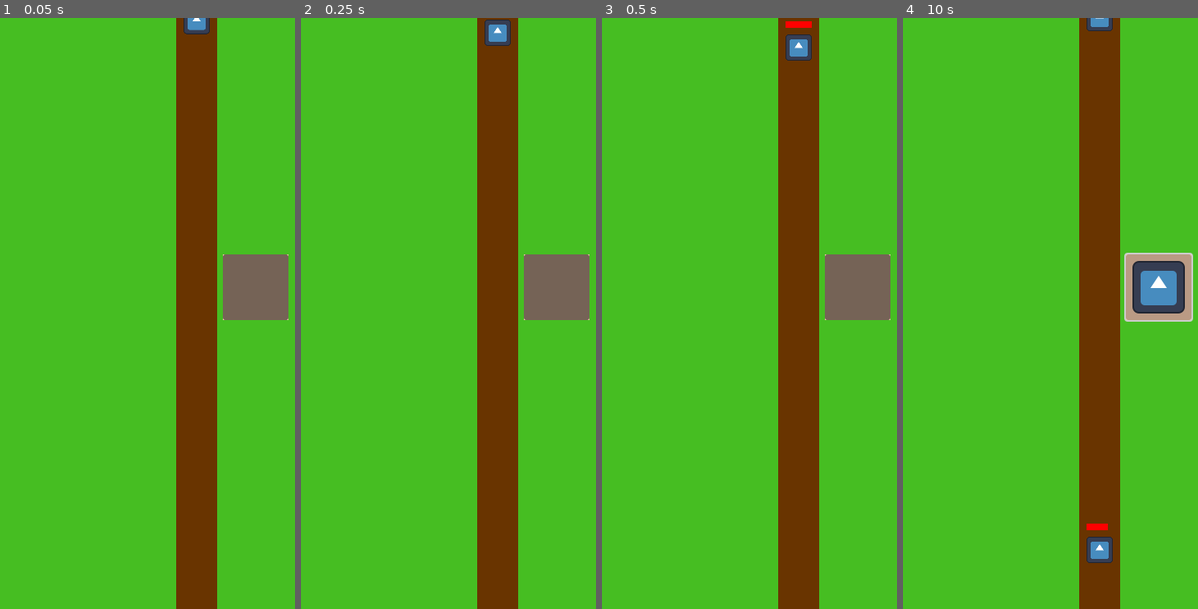
Above: before the commit, frames 1-4 (left to right).
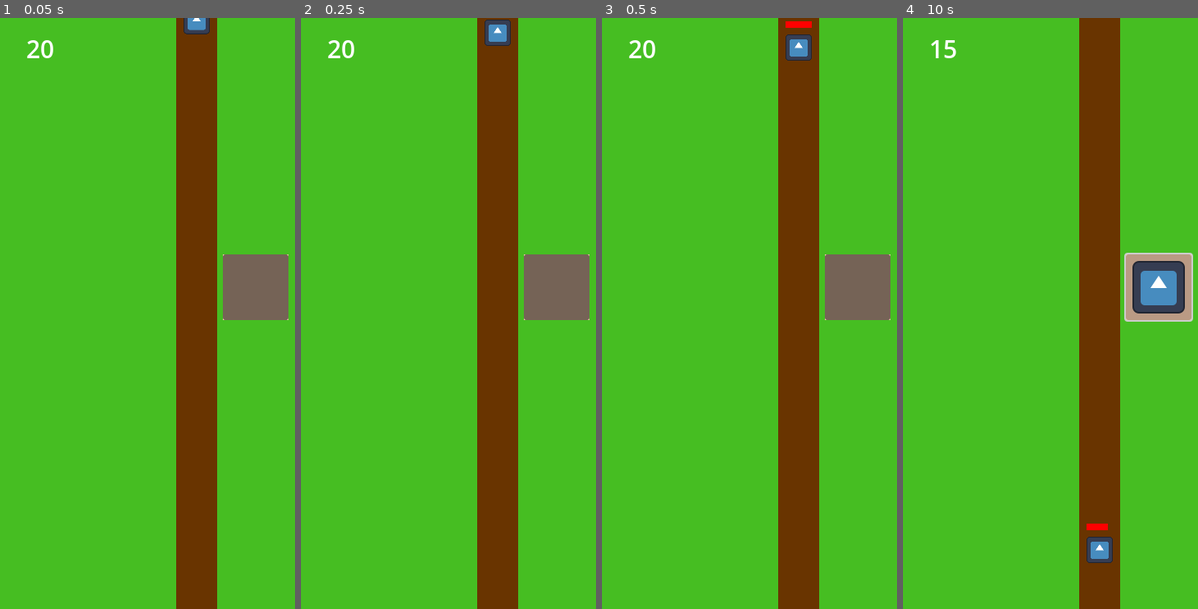
Above: after the commit, the same moments.

Repository: wbryceangell/godot_tower_defense
Game: Godot game, scene res://main.tscn
Two runs of this game, one before a commit and one after it. Both use one fixed random seed, a clock stepped at 60 frames per second and the inputs below. The engine's default icon, where the game draws it, is replaced by a stand-in: a white triangle on a blue panel in a dark square.
Inputs (mouse positions are in pixels of both pictures, inside the frame that each line leads up to):
- Up to frame 1 (0.05 s): no input
- Up to frame 2 (0.25 s): no input
- Up to frame 3 (0.5 s): no input
- Up to frame 4 (10 s): click (1159, 289) at 0.5 s

The runs differ from the first frame. In frame 1, 0.1% of the frame differs, in the area x 9-19%, y 3-7%; in frame 2, 0.1%; in frame 3, 0.1%; in frame 4, 0.3%, in the area x 9-72%, y 0-7%.

Commit message:
player loses life after enemy reaches end of path

Diff:
--- a/levels/level.gd
+++ b/levels/level.gd
@@ -4,10 +4,17 @@
 @export var mob_scene: PackedScene
 @export var tower_scene: PackedScene
 
+var life = 20
+
 
 func _ready():
+	_set_life_total(life)
 	_spawn_mob()
 	$MobTimer.start(1)
+
+
+func _set_life_total(lifeTotal: int):
+	$LifeTotal.text = String.num_uint64(lifeTotal)
 
 
 func _on_mob_timer_timeout():
@@ -21,6 +28,7 @@
 
 func _spawn_mob():
 	var mob: Mob = mob_scene.instantiate()
+	mob.connect("reached_end", _decrease_life)
 	add_child(mob)
 	mob.follow_path($Path2D)
 
@@ -29,3 +37,8 @@
 	var tower: Tower = tower_scene.instantiate()
 	tower.global_position = $TowerPlot.position
 	add_child(tower)
+
+
+func _decrease_life(amount: int):
+	life -= amount
+	_set_life_total(life)
--- a/levels/level.tscn
+++ b/levels/level.tscn
@@ -11,6 +11,9 @@
 "points": PackedVector2Array(0, 0, 0, 0, 240, 0, 0, 0, 0, 0, 240, 360, 0, 0, 720, 360, 240, 720)
 }
 point_count = 3
+
+[sub_resource type="LabelSettings" id="LabelSettings_yd1kx"]
+font_size = 30
 
 [node name="Level" type="Node"]
 script = ExtResource("1_hk03b")
@@ -38,5 +41,14 @@
 [node name="MobTimer" type="Timer" parent="."]
 one_shot = true
 
+[node name="LifeTotal" type="Label" parent="."]
+anchors_preset = -1
+anchor_bottom = 0.011
+offset_left = 32.0
+offset_top = 16.0
+offset_right = 72.0
+offset_bottom = 31.08
+label_settings = SubResource("LabelSettings_yd1kx")
+
 [connection signal="clicked" from="TowerPlot" to="." method="_on_tower_plot_clicked"]
 [connection signal="timeout" from="MobTimer" to="." method="_on_mob_timer_timeout"]
--- a/mobs/mob.gd
+++ b/mobs/mob.gd
@@ -1,17 +1,21 @@
 class_name Mob extends CharacterBody2D
 
+signal reached_end
+
 var path_to_follow: PathFollow2D
-var lifeBarSizeX
+var life_bar_size_x
 var life = 10.0
-var damageTaken = 0.0
+var damage_taken = 0.0
+var decrease_life_amount = 5
 
 func _ready():
-	lifeBarSizeX = $LifeBar.size.x
+	life_bar_size_x = $LifeBar.size.x
+
 
 func damage(amount: int):
-	damageTaken += amount
-	$LifeBar.size.x = lifeBarSizeX * ((life - damageTaken) / life)
-	if (damageTaken >= life):
+	damage_taken += amount
+	$LifeBar.size.x = life_bar_size_x * ((life - damage_taken) / life)
+	if (damage_taken >= life):
 		queue_free()
 
 
@@ -23,5 +27,15 @@
 
 
 func _process(delta):
-	path_to_follow.progress_ratio += delta / 10
+	var path_move_amount = delta / 10
+
+	if (path_to_follow.progress_ratio + path_move_amount >= 1.0):
+		path_to_follow.progress_ratio = 1.0
+	else:
+		path_to_follow.progress_ratio += path_move_amount
+
 	global_position = path_to_follow.global_position
+
+	if (path_to_follow.progress_ratio == 1.0):
+		reached_end.emit(decrease_life_amount)
+		queue_free()
Not shown: 1 places in levels/level.tscn that only renumber resources
